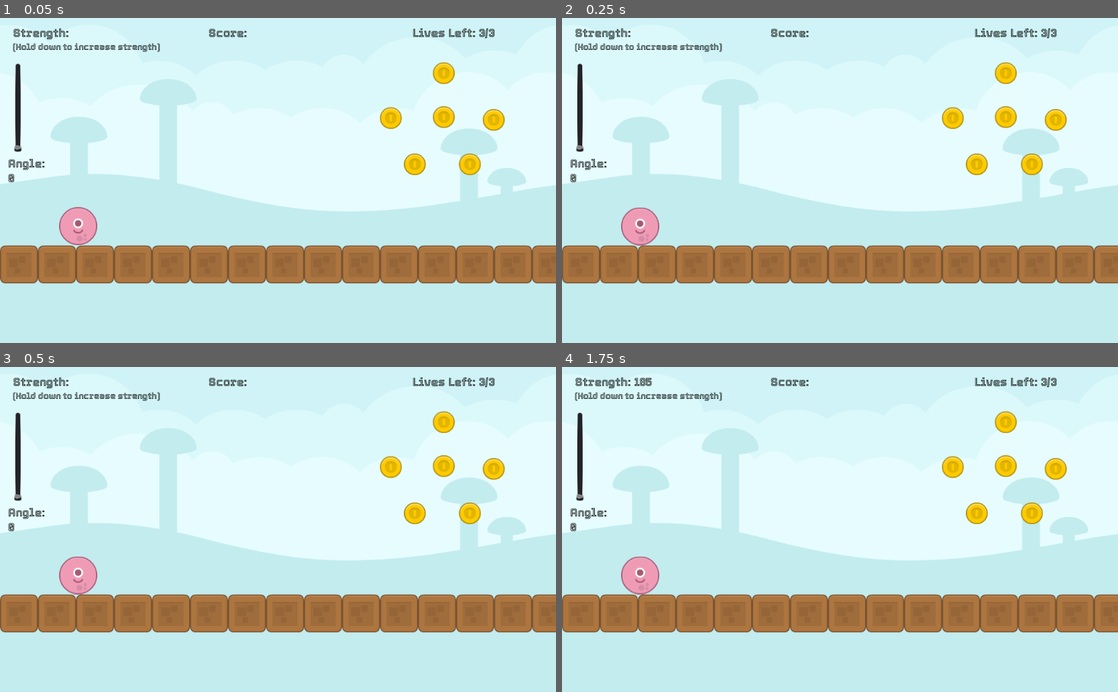
Above: before the commit, frames 1-4 (two rows, left to right).
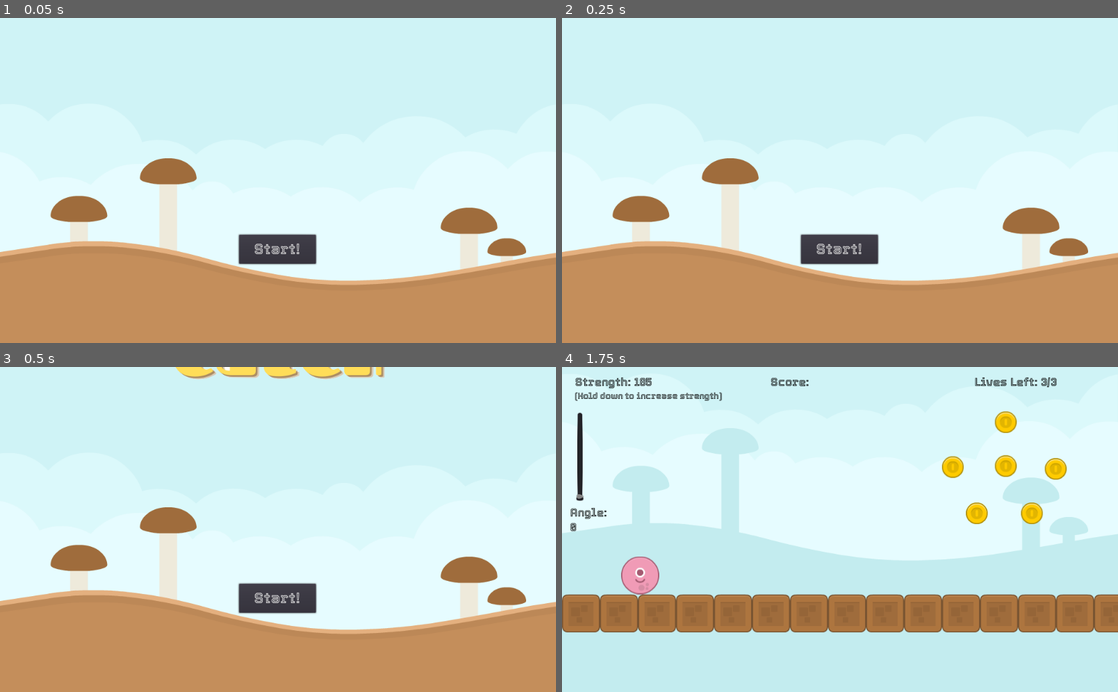
Above: after the commit, the same moments.

Repository: bsu-cs315/P1-maalfawares
Game: Godot game, scene res://src/main_menu.tscn
Two runs of this game, one before a commit and one after it. Both use one fixed random seed, a clock stepped at 60 frames per second and the inputs below. Before the commit the project starts from res://src/Level.tscn. Sound files missing from this copy of the repository are replaced by a short silence.
Inputs (mouse positions are in pixels of both pictures, inside the frame that each line leads up to):
- Up to frame 1 (0.05 s): no input
- Up to frame 2 (0.25 s): no input
- Up to frame 3 (0.5 s): no input
- Up to frame 4 (1.75 s): click (840, 597) at 0.5 s, where only the run after the commit has a clickable "Start!"; tap Enter at 1.25 s; hold Space (launch) from 1.28 s (still down)

The runs differ from the first frame. In frame 1, 49% of the frame differs, in the area x 0-100%, y 3-100%; in frame 2, 49%; in frame 3, 50%, in the area x 0-100%, y 0-100%; in frame 4, nothing differs.

Commit message:
Add title screen and animation. Edit script files to fit style guide.

Diff:
--- a/project.godot
+++ b/project.godot
@@ -11,7 +11,7 @@
 [application]
 
 config/name="P1-maalfawares"
-run/main_scene="res://src/Level.tscn"
+run/main_scene="res://src/main_menu.tscn"
 config/icon="res://icon.png"
 
 [input]
--- a/src/Ball.gd
+++ b/src/Ball.gd
@@ -1,19 +1,19 @@
 extends RigidBody2D
 
-export var strength : float = 50
-export var strength_increase = 5
-export var angle = 0
+export var strength := 50
+export var strength_increase := 5
+export var angle := 0
 
 
 func _process(_delta):
 	update_angle_label()
 
-	#Increase strength while spacebar held
+	# Increase strength while spacebar held
 	if Input.is_action_pressed("launch"):
 		strength += strength_increase
 		update_strength_label()
 
-	#Launch ball when spacebar is released
+	# Launch ball when spacebar is released
 	elif Input.is_action_just_released("launch"):
 		var velocity = Vector2.RIGHT.rotated(deg2rad(-angle)) * strength
 		apply_impulse(Vector2.ZERO, velocity)
@@ -23,14 +23,17 @@
 	var angle_display = get_parent().get_node("HUD/AngleLabel")
 	angle_display.text = "Angle: \n" + str(angle)
 
+
 func update_strength_label():
 	var strength_display = get_parent().get_node("HUD/StrengthLabel")
 	strength_display.text = "Strength: " + str(strength)
 
+
 func set_angle(value):
 	angle = value
 
+
 func add_score():
-	get_parent().score +=1
+	get_parent().score += 1
 	var score_display = get_parent().get_node("HUD/ScoreLabel")
 	score_display.text = "Score: " + str(get_parent().score)
--- a/src/Ball.tscn
+++ b/src/Ball.tscn
@@ -9,13 +9,13 @@
 [node name="Ball" type="RigidBody2D"]
 script = ExtResource( 1 )
 
+[node name="Line2D" type="Line2D" parent="."]
+points = PoolVector2Array( 0.367371, 2.0437 )
+width = 7.0
+default_color = Color( 0.905882, 0.682353, 0.898039, 1 )
+
 [node name="Sprite" type="Sprite" parent="."]
 texture = ExtResource( 2 )
 
 [node name="CollisionShape2D" type="CollisionShape2D" parent="."]
 shape = SubResource( 1 )
-
-[node name="Line2D" type="Line2D" parent="."]
-points = PoolVector2Array( 0.367371, 2.0437 )
-width = 7.0
-default_color = Color( 0.905882, 0.682353, 0.898039, 1 )
--- a/src/Coin.gd
+++ b/src/Coin.gd
@@ -3,11 +3,9 @@
 
 func _on_Coin_body_entered(body):
 	$CoinSound.play()
-#	var message = "Well done!"
-#	var message_display = get_node("../../EndMessage")
-#	message_display.text = message
-#	message_display.visible = true
+	visible = false
 	body.add_score()
+
 
 func _on_CoinSound_finished():
 	queue_free()
--- a/src/Level.gd
+++ b/src/Level.gd
@@ -1,10 +1,11 @@
 extends Node2D
 
+export var Yangle := 0
+export var lives := 3
+export var score := 0
+var ball : RigidBody2D
 onready var path_line
-export var Yangle = 0
-export var lives = 3
-var ball : RigidBody2D
-export var score = 0
+
 
 func _ready():
 	make_ball()
@@ -19,6 +20,7 @@
 		ball.queue_free()
 		make_ball()
 
+
 func update_line(ang):
 	path_line.clear_points()
 	for i in 300:
@@ -26,21 +28,22 @@
 
 
 func _on_AngleSlider_value_changed(value):
-	Yangle=value
+	Yangle = value
 	update_line(Yangle)
 	ball.set_angle(Yangle)
 
 
 func make_ball():
-	if (lives > 0):
+	if lives > 0:
 		ball = load("res://src/Ball.tscn").instance()
 		ball.position = Vector2(144,384)
 		add_child(ball)
 		path_line = ball.get_node("Line2D")
 
+
 func update_lives():
-	lives-=1
+	lives -= 1
 	$HUD/LivesLabel.text = "Lives Left: " + str(lives) + "/3"
-	if (lives <= 0):
+	if lives <= 0:
 		$EndScene.visible = true
 		$EndScene/TextureRect/ScoreLabel.text = "Score: " + str(score)
--- a/src/Level.tscn
+++ b/src/Level.tscn
@@ -1,6 +1,6 @@
 [gd_scene load_steps=15 format=2]
 
-[ext_resource path="res://src/EndScene.tscn" type="PackedScene" id=1]
+[ext_resource path="res://src/end_scene.tscn" type="PackedScene" id=1]
 [ext_resource path="res://assets/elementWood010.png" type="Texture" id=2]
 [ext_resource path="res://src/Coin.tscn" type="PackedScene" id=3]
 [ext_resource path="res://src/Level.gd" type="Script" id=4]
--- /dev/null
+++ b/src/end_scene.gd
@@ -0,0 +1,5 @@
+extends Node2D
+
+
+func _on_Button_pressed():
+	var _value = get_tree().change_scene("res://src/main_menu.tscn")
--- a/src/EndScene.tscn
+++ b/src/end_scene.tscn
@@ -1,7 +1,8 @@
-[gd_scene load_steps=5 format=2]
+[gd_scene load_steps=7 format=2]
 
 [ext_resource path="res://assets/elementWood050.png" type="Texture" id=1]
 [ext_resource path="res://assets/Tourney-Medium.ttf" type="DynamicFontData" id=2]
+[ext_resource path="res://src/end_scene.gd" type="Script" id=3]
 
 [sub_resource type="DynamicFont" id=1]
 size = 27
@@ -11,7 +12,12 @@
 size = 21
 font_data = ExtResource( 2 )
 
+[sub_resource type="DynamicFont" id=3]
+size = 20
+font_data = ExtResource( 2 )
+
 [node name="EndScene" type="Node2D"]
+script = ExtResource( 3 )
 
 [node name="TextureRect" type="TextureRect" parent="."]
 margin_right = 220.0
@@ -25,8 +31,8 @@
 anchor_top = 0.5
 anchor_right = 1.0
 anchor_bottom = 0.5
-margin_top = -30.0
-margin_bottom = 1.0
+margin_top = -44.5
+margin_bottom = -13.5
 custom_fonts/font = SubResource( 1 )
 custom_colors/font_color = Color( 0, 0, 0, 1 )
 text = "Game Over!"
@@ -39,8 +45,8 @@
 anchor_top = 0.5
 anchor_right = 1.0
 anchor_bottom = 0.5
-margin_top = 2.0
-margin_bottom = 26.0
+margin_top = -13.0
+margin_bottom = 11.0
 custom_fonts/font = SubResource( 2 )
 custom_colors/font_color = Color( 0, 0, 0, 1 )
 text = "Score: 0"
@@ -48,3 +54,20 @@
 __meta__ = {
 "_edit_use_anchors_": false
 }
+
+[node name="Button" type="Button" parent="TextureRect"]
+anchor_left = 0.5
+anchor_top = 0.5
+anchor_right = 0.5
+anchor_bottom = 0.5
+margin_left = -65.0
+margin_top = 16.0
+margin_right = 65.0
+margin_bottom = 44.0
+custom_fonts/font = SubResource( 3 )
+text = "Start over!"
+__meta__ = {
+"_edit_use_anchors_": false
+}
+
+[connection signal="pressed" from="TextureRect/Button" to="." method="_on_Button_pressed"]
--- /dev/null
+++ b/src/main_menu.gd
@@ -0,0 +1,5 @@
+extends Node2D
+
+
+func _on_Button_pressed():
+	var _value = get_tree().change_scene("res://src/Level.tscn")
--- /dev/null
+++ b/src/main_menu.tscn
@@ -0,0 +1,60 @@
+[gd_scene load_steps=7 format=2]
+
+[ext_resource path="res://assets/Coin Catch.png" type="Texture" id=1]
+[ext_resource path="res://assets/Tourney-Medium.ttf" type="DynamicFontData" id=2]
+[ext_resource path="res://assets/colored_shroom.png" type="Texture" id=3]
+[ext_resource path="res://src/main_menu.gd" type="Script" id=4]
+
+[sub_resource type="DynamicFont" id=1]
+size = 27
+font_data = ExtResource( 2 )
+
+[sub_resource type="Animation" id=2]
+resource_name = "logo_anim"
+length = 2.5
+tracks/0/type = "value"
+tracks/0/path = NodePath("Logo:position")
+tracks/0/interp = 1
+tracks/0/loop_wrap = true
+tracks/0/imported = false
+tracks/0/enabled = true
+tracks/0/keys = {
+"times": PoolRealArray( 0, 1, 1.5, 2 ),
+"transitions": PoolRealArray( 2, 0.5, 2, 0.5 ),
+"update": 0,
+"values": [ Vector2( 512, -200 ), Vector2( 512, 200 ), Vector2( 512, 150 ), Vector2( 512, 200 ) ]
+}
+
+[node name="MainMenu" type="Node2D"]
+script = ExtResource( 4 )
+
+[node name="Background" type="TextureRect" parent="."]
+margin_top = -194.855
+margin_right = 1024.0
+margin_bottom = 829.145
+texture = ExtResource( 3 )
+__meta__ = {
+"_edit_use_anchors_": false
+}
+
+[node name="Logo" type="Sprite" parent="."]
+position = Vector2( 512, 200 )
+texture = ExtResource( 1 )
+
+[node name="Button" type="Button" parent="."]
+margin_left = 440.0
+margin_top = 400.0
+margin_right = 582.0
+margin_bottom = 454.0
+custom_fonts/font = SubResource( 1 )
+custom_colors/font_color_disabled = Color( 0, 0, 0, 1 )
+text = "Start!"
+__meta__ = {
+"_edit_use_anchors_": false
+}
+
+[node name="AnimationPlayer" type="AnimationPlayer" parent="."]
+autoplay = "logo_anim"
+anims/logo_anim = SubResource( 2 )
+
+[connection signal="pressed" from="Button" to="." method="_on_Button_pressed"]
Binary file added: assets/Coin Catch.png
Not shown, added: assets/Coin Catch.png.import
Binary file added: assets/colored_shroom.png
Not shown, added: assets/colored_shroom.png.import
